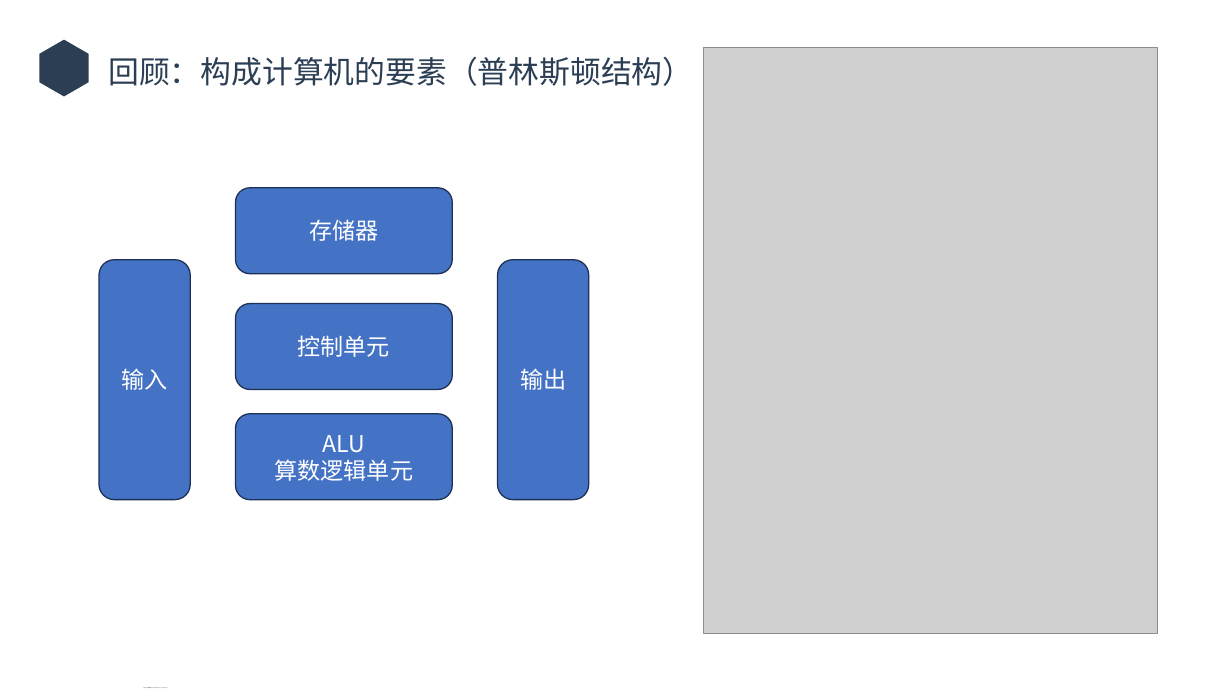
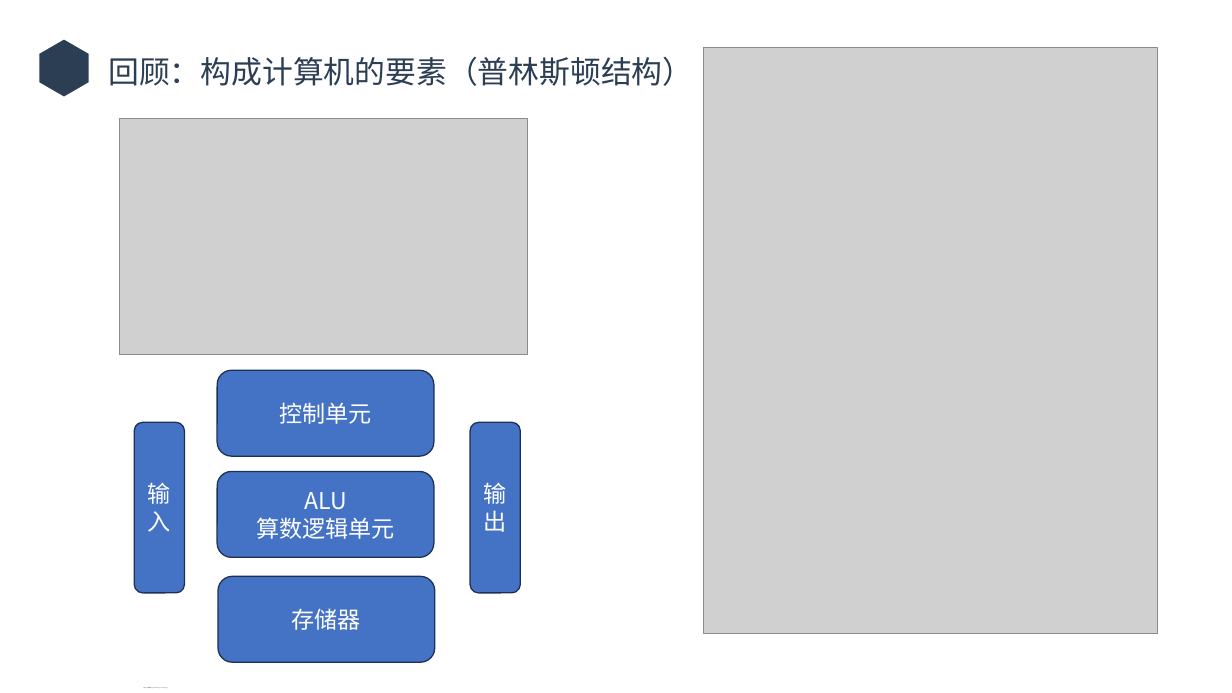
Before and after one commit to Raventhatfly/Raventhatfly.github.io, a slide deck: slide 3 of files/meta-teaching/Lecture4.pptx. Drawn at 1232x693 pixels with LibreOffice and Linux fonts; fonts in the diff are those of the drawing; grey boxes stand for pictures; background and template pictures are left out. Boxes give left, top, right and bottom in pixels: in the first picture for what was removed or moved away, otherwise in the second. Text is boxed around its words. In the diff, an @@ line names an element or a change of style, - is before the commit and + after.

```diff
--- a/files/meta-teaching/Lecture4.pptx
+++ b/files/meta-teaching/Lecture4.pptx
@@ picture added at <box>119,119,528,355</box> @@
@@ rounded rectangle "控制单元": place and size @@
-rounded rectangle "控制单元" at <box>236,304,453,390</box>
+rounded rectangle "控制单元" at <box>217,371,434,457</box>
@@ rounded rectangle "输入": place and size @@
-rounded rectangle "输入" at <box>99,260,190,500</box>
+rounded rectangle "输入" at <box>134,422,184,593</box>
@@ rounded rectangle "输出": place and size @@
-rounded rectangle "输出" at <box>497,260,589,500</box>
+rounded rectangle "输出" at <box>470,422,520,593</box>
@@ rounded rectangle "ALU": place and size @@
-rounded rectangle "ALU" at <box>236,414,453,500</box>
+rounded rectangle "ALU" at <box>217,471,434,557</box>
@@ rounded rectangle "存储器": place and size @@
-rounded rectangle "存储器" at <box>236,188,453,274</box>
+rounded rectangle "存储器" at <box>218,577,435,663</box>
```
Also in this commit, not shown: 1 other slide changed, 35 other files.
